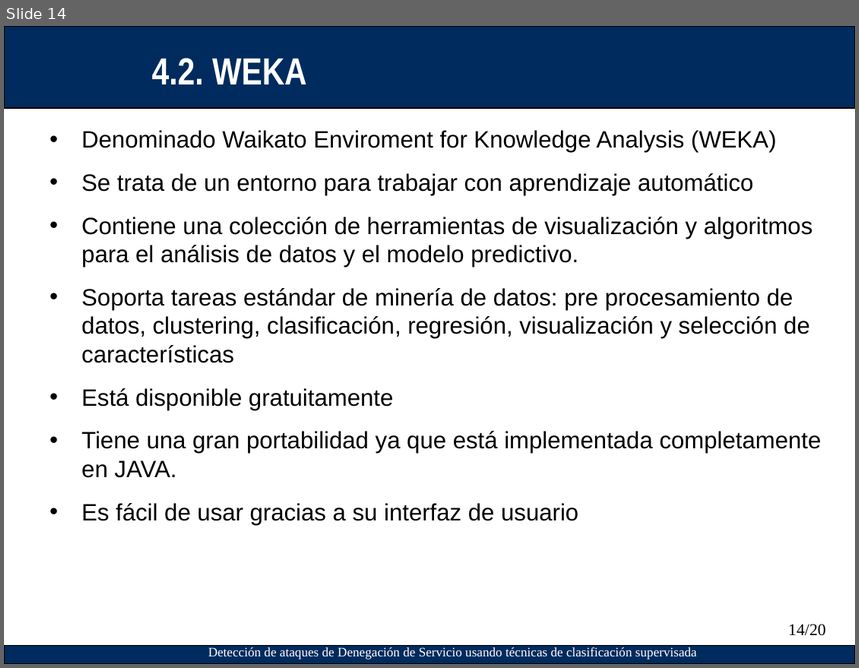
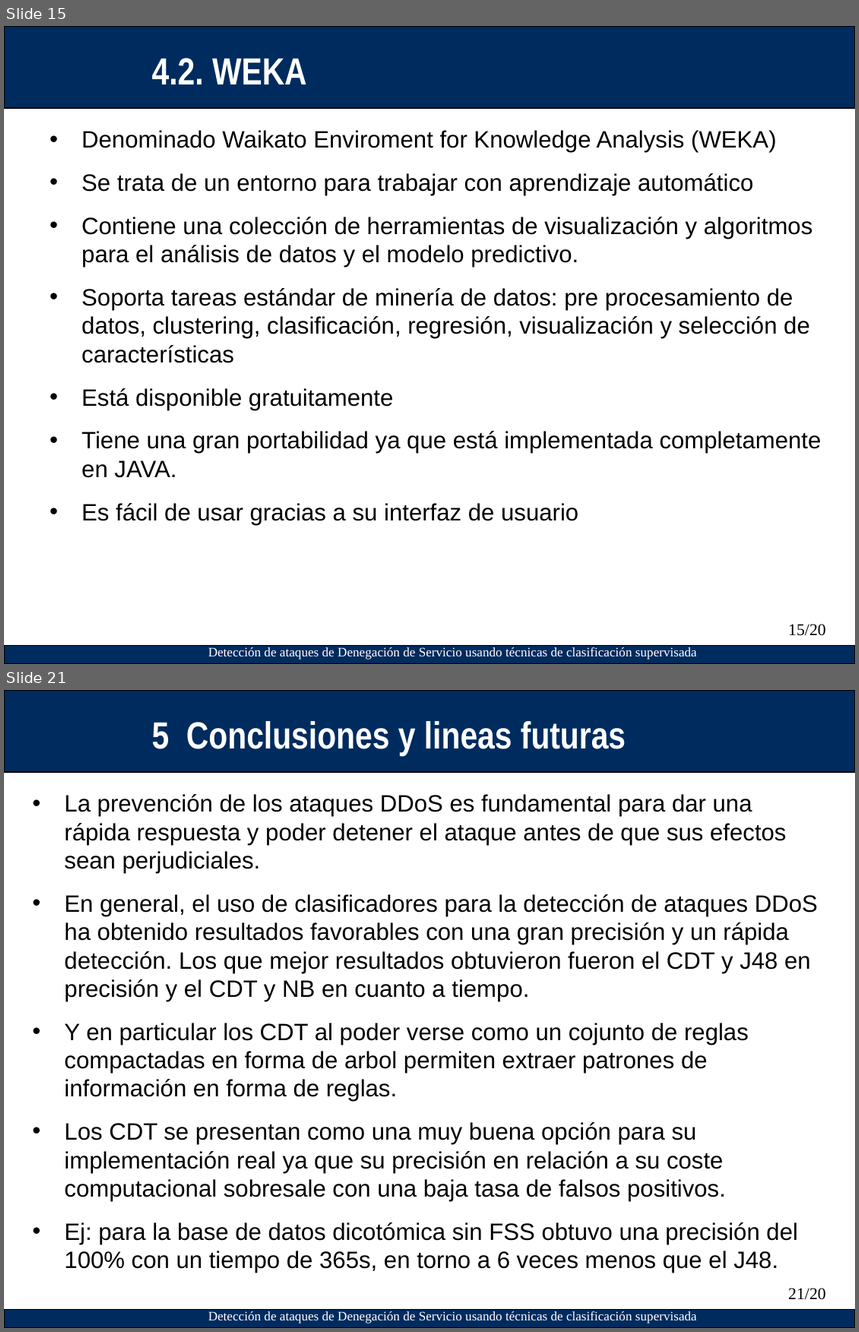
Before and after one commit to asam139/DoS_TFM, a slide deck: Presentacion/Plantilla_Presentacion_PFC-IT_ETSIT.ppt. Shown one above the other, each under a label of ours: slide 14 before the commit, slides 15 and 21 after it; the slides between them are not shown. The pictures are 859x668 and 859x1332 pixels, drawn with LibreOffice and Linux fonts; fonts in the diff are those of the drawing; background and template pictures are left out. Boxes give left, top, right and bottom in pixels: in the first picture for what was removed or moved away, otherwise in the second. Text is boxed around its words. In the diff, an @@ line names an element or a change of style, - is before the commit and + after.

```diff
--- a/Presentacion/Plantilla_Presentacion_PFC-IT_ETSIT.ppt
+++ b/Presentacion/Plantilla_Presentacion_PFC-IT_ETSIT.ppt
@@ slide 21 added at <box>4,690,855,1328</box>, background #FFFFFF; not listed: 3 template elements that a slide beside it also shows @@
@@ text added at <box>152,721,626,755</box>, 32 pt, text #FFFFFF, bold @@
+5 Conclusiones y lineas futuras
@@ text added at <box>64,794,818,1273</box>, 20 pt, text #000000 @@
+• La prevención de los ataques DDoS es fundamental para dar una rápida respuesta y poder detener el ataque antes de que sus efectos sean perjudiciales.
+• En general, el uso de clasificadores para la detección de ataques DDoS ha obtenido resultados favorables con una gran precisión y un rápida detección. Los que mejor resultados obtuvieron fueron el CDT y J48 en precisión y el CDT y NB en cuanto a tiempo.
+• Y en particular los CDT al poder verse como un cojunto de reglas compactadas en forma de arbol permiten extraer patrones de información en forma de reglas.
+• Los CDT se presentan como una muy buena opción para su implementación real ya que su precisión en relación a su coste computacional sobresale con una baja tasa de falsos positivos.
+• Ej: para la base de datos dicotómica sin FSS obtuvo una precisión del 100% con un tiempo de 365s, en torno a 6 veces menos que el J48.
@@ page number added at <box>788,1288,826,1300</box>, 14 pt, text #000000 @@
+21/20
@@ what was slide 14 is now slide 15 @@
@@ page number at <box>788,624,826,636</box>: text changed @@
-14/20
+15/20
```
Also in this commit, not shown: 1 slide changed, 8 other slides added, 2 slides removed.
